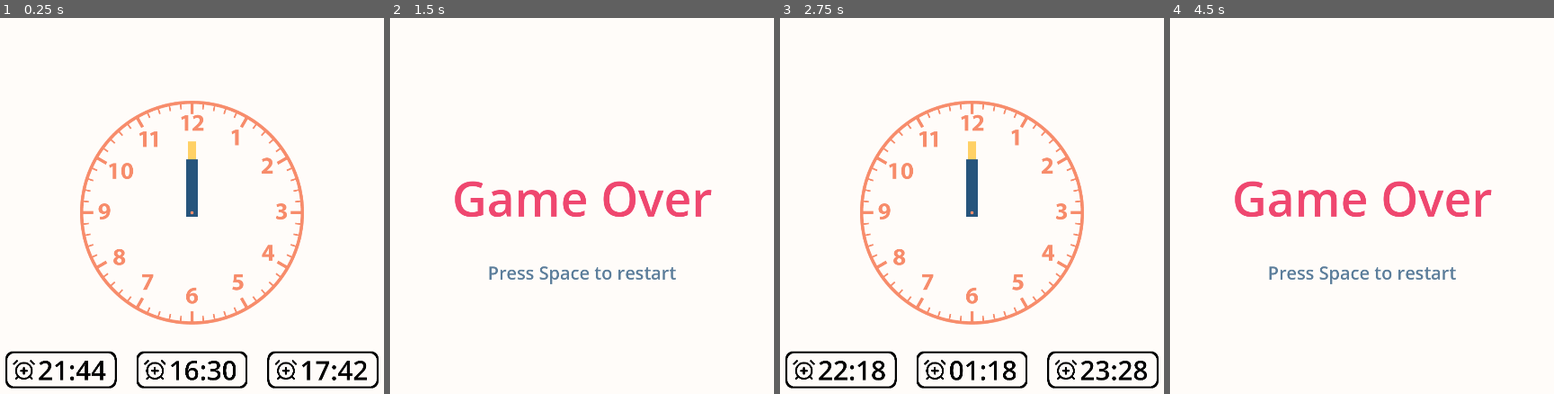
Above: before the commit, frames 1-4 (left to right).
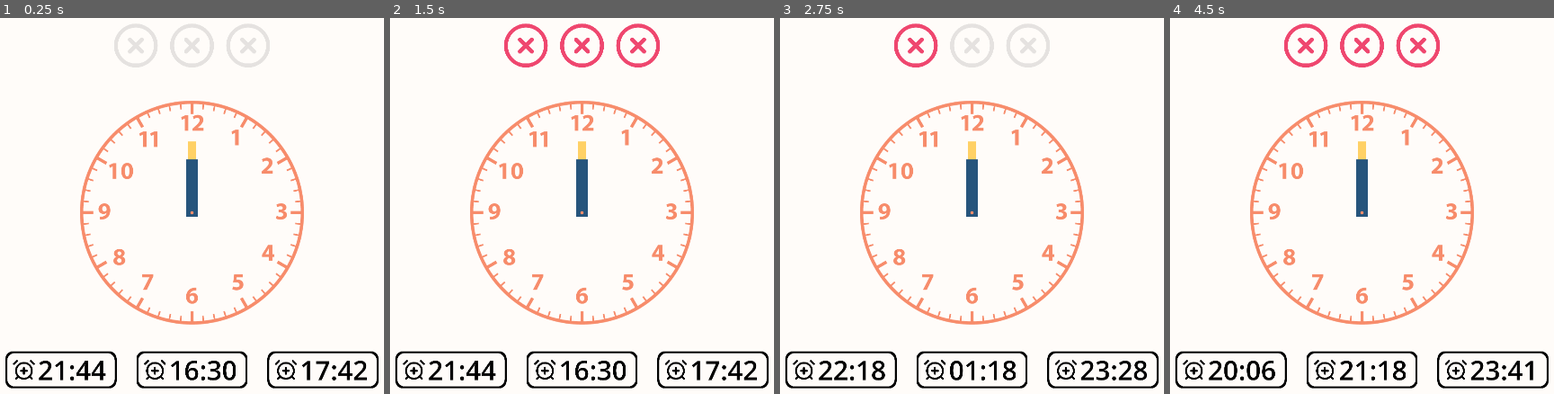
Above: after the commit, the same moments.

Repository: TheDedemon/Clockwise
Game: Godot game, scene res://nodes/screens/gameplay_screen.tscn
Same seed, same stepped clock (60 frames per second), same inputs: the game is played once before the commit and once after it.
Inputs:
- Up to frame 1 (0.25 s): no input
- Up to frame 2 (1.5 s): tap Enter at 0.5 s; tap Space (Confirm) at 0.6, 1.25, 1.35 s
- Up to frame 3 (2.75 s): tap Space (Confirm) at 2, 2.1 s
- Up to frame 4 (4.5 s): tap Space (Confirm) at 2.75, 2.85, 3.5, 3.6, 4.25, 4.35 s

The runs differ from the first frame. In frame 1, 1.2% of the frame differs, in the area x 29-71%, y 1-14%; in frame 2, 11%; in frame 3, 1.2%; in frame 4, 11%, in the area x 1-99%, y 1-99%.

Commit message:
add: failure feedback

Diff:
--- /dev/null
+++ b/nodes/failure.tscn
@@ -0,0 +1,12 @@
+[gd_scene load_steps=3 format=3 uid="uid://d1ifqiu2q7lx0"]
+
+[ext_resource type="Texture2D" uid="uid://bnwa4o62ay6qx" path="res://arts/x-circle-white.png" id="1_am30b"]
+[ext_resource type="Script" path="res://scripts/failure.gd" id="2_p15mm"]
+
+[node name="Failure" type="Sprite2D"]
+modulate = Color(0, 0, 0, 0.101961)
+scale = Vector2(0.25, 0.25)
+texture = ExtResource("1_am30b")
+script = ExtResource("2_p15mm")
+normal_color = Color(0, 0, 0, 0.101961)
+error_color = Color(0.937255, 0.278431, 0.435294, 1)
--- a/nodes/screens/gameplay_screen.tscn
+++ b/nodes/screens/gameplay_screen.tscn
@@ -1,14 +1,16 @@
-[gd_scene load_steps=4 format=3 uid="uid://buh7e17tb8rir"]
+[gd_scene load_steps=5 format=3 uid="uid://buh7e17tb8rir"]
 
 [ext_resource type="Script" path="res://scripts/gameplay.gd" id="1_7atd7"]
 [ext_resource type="PackedScene" uid="uid://cquu2h68vku70" path="res://nodes/clock.tscn" id="1_f5b2k"]
 [ext_resource type="PackedScene" uid="uid://cavro8vkhq0lt" path="res://nodes/goal.tscn" id="3_fgw23"]
+[ext_resource type="PackedScene" uid="uid://d1ifqiu2q7lx0" path="res://nodes/failure.tscn" id="4_oaqda"]
 
-[node name="GameplayScreen" type="Node2D" node_paths=PackedStringArray("hours_hand", "minutes_hand", "goals")]
+[node name="GameplayScreen" type="Node2D" node_paths=PackedStringArray("hours_hand", "minutes_hand", "goals", "errors")]
 script = ExtResource("1_7atd7")
 hours_hand = NodePath("Clock/HoursHand")
 minutes_hand = NodePath("Clock/MinutesHand")
 goals = [NodePath("LeftGoal"), NodePath("MiddleGoal"), NodePath("RightGoal")]
+errors = [NodePath("Left Failure"), NodePath("Center Failure"), NodePath("Right Failure")]
 
 [node name="Clock" parent="." instance=ExtResource("1_f5b2k")]
 position = Vector2(960, 540)
@@ -22,4 +24,13 @@
 [node name="RightGoal" parent="." instance=ExtResource("3_fgw23")]
 position = Vector2(1310, 960)
 
+[node name="Left Failure" parent="." instance=ExtResource("4_oaqda")]
+position = Vector2(810, 93)
+
+[node name="Center Failure" parent="." instance=ExtResource("4_oaqda")]
+position = Vector2(960, 93)
+
+[node name="Right Failure" parent="." instance=ExtResource("4_oaqda")]
+position = Vector2(1110, 93)
+
 [editable path="Clock"]
--- /dev/null
+++ b/scripts/failure.gd
@@ -0,0 +1,15 @@
+class_name Failure
+
+extends Node2D
+
+@export var normal_color : Color = Color.BLACK
+@export var error_color : Color = Color.RED
+
+var is_red : bool = false
+
+func _ready() -> void:
+	modulate = normal_color
+
+func change_color() -> void:
+	is_red = true
+	modulate = error_color
--- a/scripts/gameplay.gd
+++ b/scripts/gameplay.gd
@@ -4,6 +4,7 @@
 @export var hours_hand : ClockHand = null
 @export var minutes_hand : ClockHand = null
 @export var goals : Array[Goal]
+@export var errors : Array[Failure]
 
 var number_of_error : int = 0
 
@@ -24,11 +25,12 @@
 					player_is_correct = true
 				else:
 					any_goals_left = true
-		print(any_goals_left)
 
 		if !player_is_correct:
+			errors[number_of_error].change_color()
 			number_of_error += 1
 			if number_of_error == 3:
+				await get_tree().create_timer(0.25).timeout
 				get_tree().change_scene_to_file("res://nodes/screens/game_over_screen.tscn")
 		if !any_goals_left:
 			get_tree().change_scene_to_file("res://nodes/screens/victory_screen.tscn")
